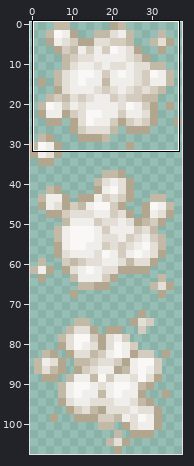
Two versions of one sprite sheet, Content/Particles/Smoke.png. The picture above shows the old version from afar; the outline marks the close-up.
Close-up. Earlier state:
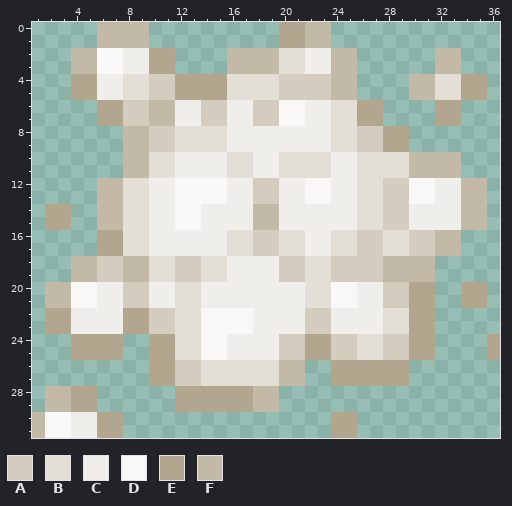
The file is 38x108 pixels. Colours within 5 levels of each other are drawn and written as one. Shown: x 1..36, y 0..31. The commit also changed other parts of the picture, which this record leaves out.
Palette (. is transparent): A #d3ccbf  B #e3dfd7  C #f0eeea  D #f9f8f7  E #b2a68f  F #c2b9a6
Pixels before, first column x 1:
 0 .....FFFF..........EEFF.............
 1 .....FFFF..........EEFF.............
 2 ...FFDDCCEE....FFFFBBCCFF......FF...
 3 ...FFDDCCEE....FFFFBBCCFF......FF...
 4 ...EECCBBAAEEEEBBBBAAAAFF....FFBBEE.
 5 ...EECCBBAAEEEEBBBBAAAAFF....FFBBEE.
 6 .....EEAAFFCCAACCAADDCCBBEE....EE...
 7 .....EEAAFFCCAACCAADDCCBBEE....EE...
 8 .......FFAABBBBCCCCCCCCBBAAEE.......
 9 .......FFAABBBBCCCCCCCCBBAAEE.......
10 .......FFBBCCCCBBCCBBBBCCBBBBFFFF...
11 .......FFBBCCCCBBCCBBBBCCBBBBFFFF...
12 .....FFBBCCDDDDCCAACCDDCCBBAADDCCFF.
13 .....FFBBCCDDDDCCAACCDDCCBBAADDCCFF.
14 .EE..FFBBCCDDCCCCFFCCCCCCBBAACCCCFF.
15 .EE..FFBBCCDDCCCCFFCCCCCCBBAACCCCFF.
16 .....EEBBCCCCCCBBAABBCCBBAABBAAFF...
17 .....EEBBCCCCCCBBAABBCCBBAABBAAFF...
18 ...FFAAFFBBAABBCCCCAABBAAAAFFFF.....
19 ...FFAAFFBBAABBCCCCAABBAAAAFFFF.....
20 .FFDDCCAACCBBCCCCCCCCBBDDCCAAEE..EE.
21 .FFDDCCAACCBBCCCCCCCCBBDDCCAAEE..EE.
22 .EECCCCEEAABBDDDDCCCCAACCCCBBEE.....
23 .EECCCCEEAABBDDDDCCCCAACCCCBBEE.....
24 ...EEEE..EEBBDDCCCCAAEEAABBAAEE....E
25 ...EEEE..EEBBDDCCCCAAEEAABBAAEE....E
26 .........EEAABBBBBBFF..EEEEEE.......
27 .........EEAABBBBBBFF..EEEEEE.......
28 .FFEE......EEEEEEFF.................
29 .FFEE......EEEEEEFF.................
30 FDDCCEE................EE...........
31 FDDCCEE................EE...........
And afterwards:
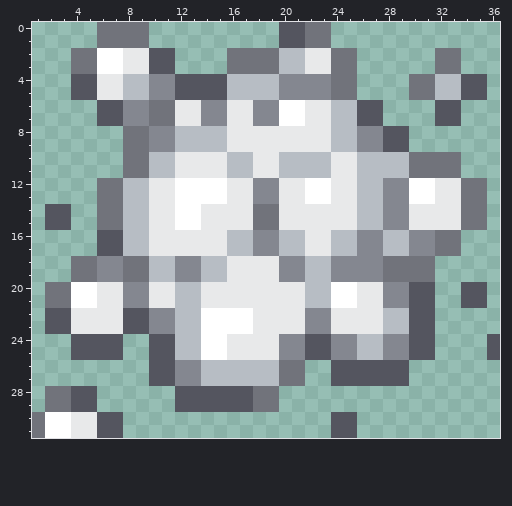
The exact change:
Colour A changes from #d3ccbf to #848790.
Colour B changes from #e3dfd7 to #b7bdc4.
Colour C changes from #f0eeea to #e8e9ea.
Colour D changes from #f9f8f7 to #ffffff.
Colour E changes from #b2a68f to #54555f.
Colour F changes from #c2b9a6 to #71737b.
Where, in picture pixels (left, top, right, bottom), the same in both close-ups:
changed: (32, 22, 500, 438)
